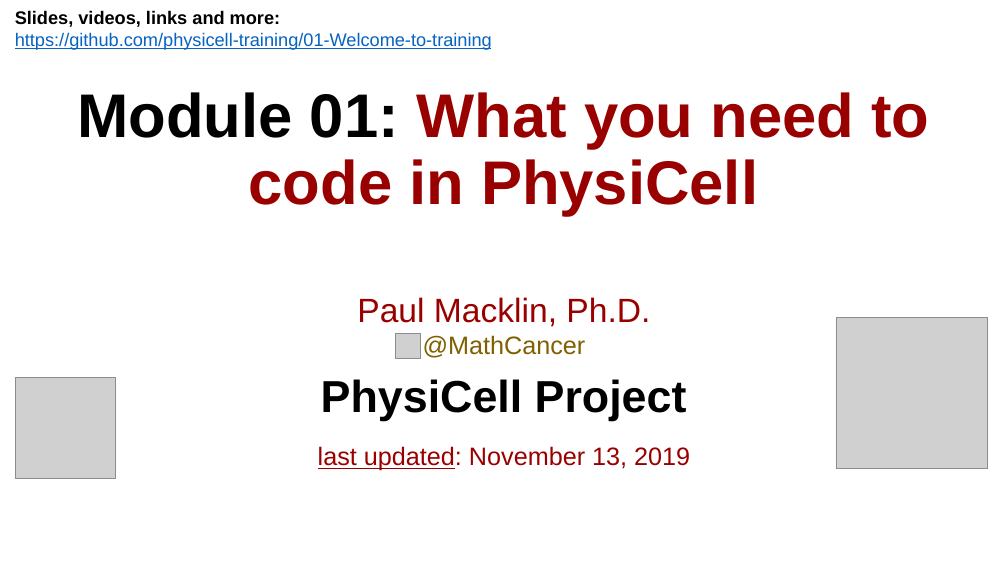
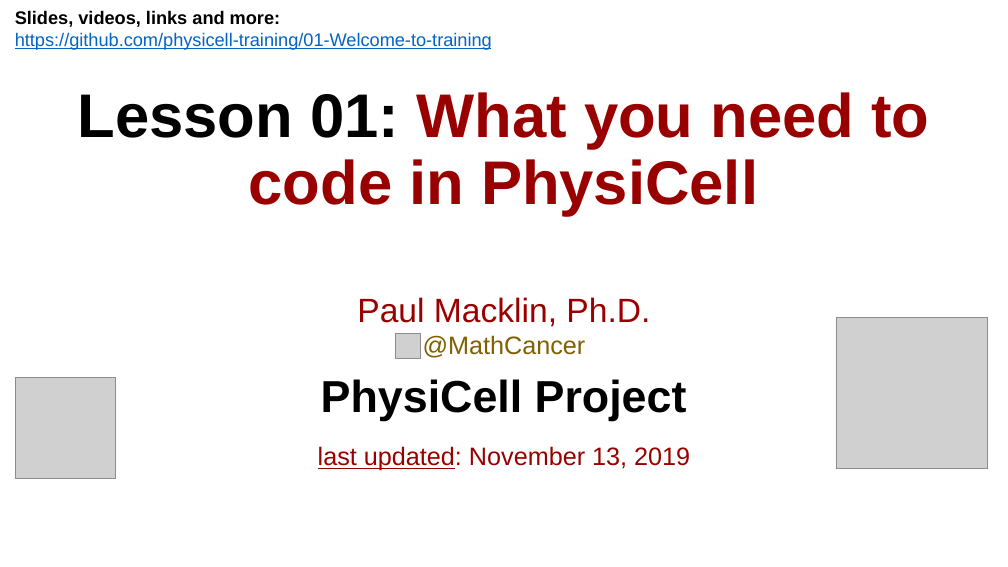
Before and after one commit to physicell-training/00-What-you-need, a slide deck: slide 1 of pptx_source/01-What-you-need.pptx. Drawn at 1008x567 pixels with LibreOffice and Linux fonts; fonts in the diff are those of the drawing; grey boxes stand for pictures; background and template pictures are left out. Boxes give left, top, right and bottom in pixels: in the first picture for what was removed or moved away, otherwise in the second. Text is boxed around its words. In the diff, an @@ line names an element or a change of style, - is before the commit and + after.

Commit message:
module ot lesson

```diff
--- a/pptx_source/01-What-you-need.pptx
+++ b/pptx_source/01-What-you-need.pptx
@@ title at <box>78,92,929,216</box>: text changed @@
-Module 01: What you need to code in PhysiCell
+Lesson 01: What you need to code in PhysiCell
```
Also in this commit, not shown: 2 other files.
